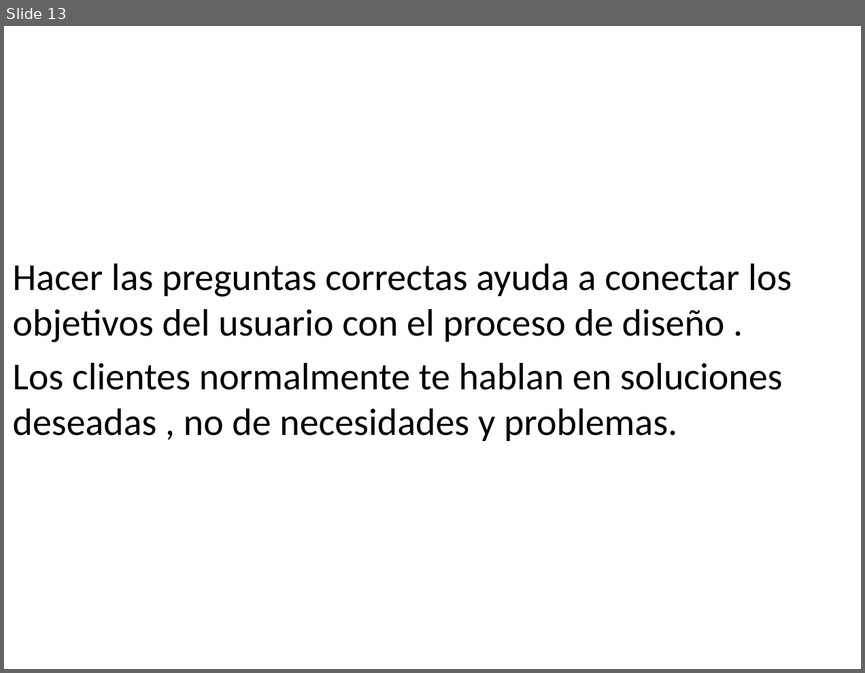
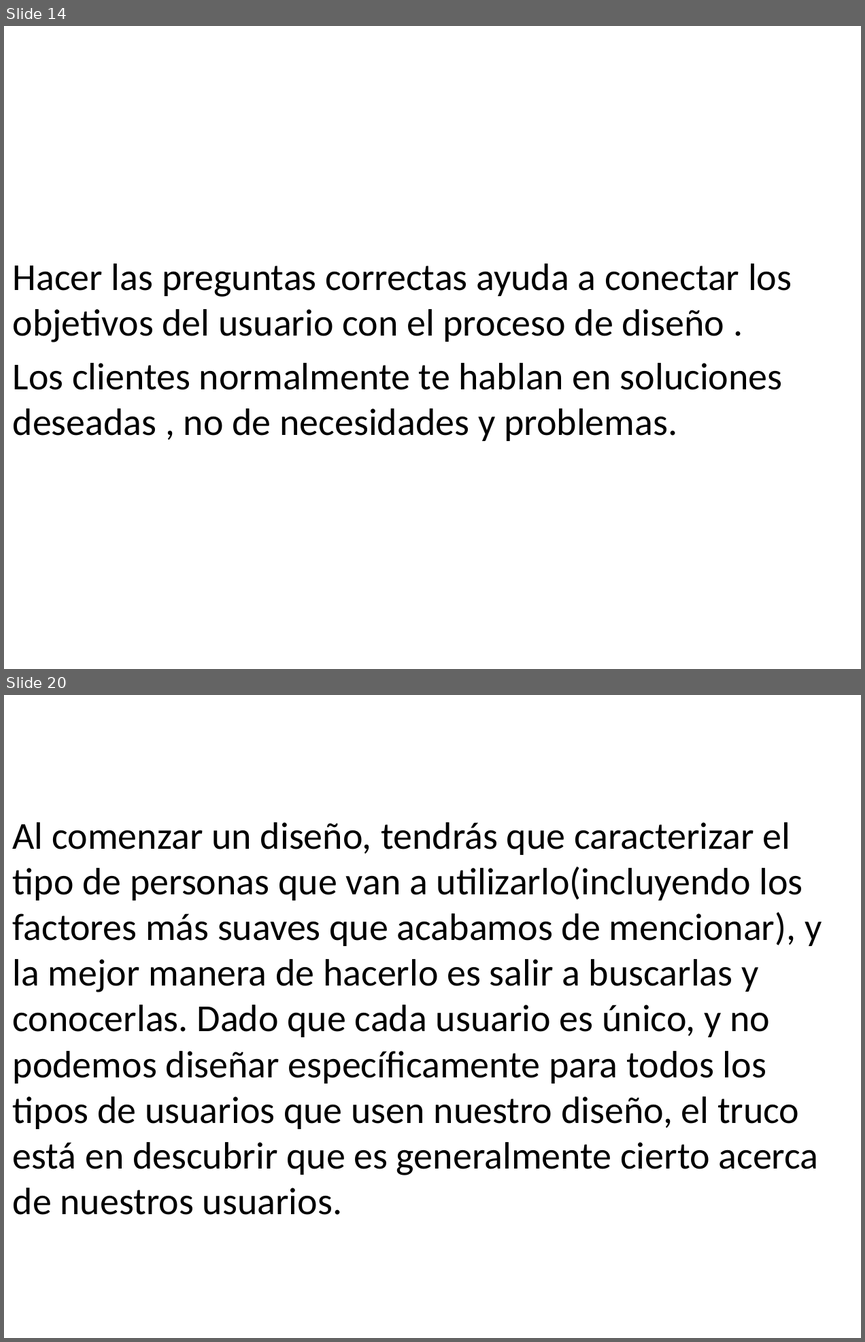
Before and after one commit to holtlanf999/designing-interfaces, a slide deck: UI to User.pptx. Shown one above the other, each under a label of ours: slide 13 before the commit, slides 14 and 20 after it; the slides between them are not shown. The pictures are 865x673 and 865x1342 pixels, drawn with LibreOffice and Linux fonts; fonts in the diff are those of the drawing. Boxes give left, top, right and bottom in pixels: in the first picture for what was removed or moved away, otherwise in the second. Text is boxed around its words. In the diff, an @@ line names an element or a change of style, - is before the commit and + after.

```diff
--- a/UI to User.pptx
+++ b/UI to User.pptx
@@ slide 20 added at bbox=[4, 695, 861, 1338], background #FFFFFF @@
@@ text added at bbox=[13, 822, 821, 1215], 32 pt, text #000000 @@
+Al comenzar un diseño, tendrás que caracterizar el tipo de personas que van a utilizarlo(incluyendo los factores más suaves que acabamos de mencionar), y la mejor manera de hacerlo es salir a buscarlas y conocerlas. Dado que cada usuario es único, y no podemos diseñar específicamente para todos los tipos de usuarios que usen nuestro diseño, el truco está en descubrir que es generalmente cierto acerca de nuestros usuarios.
@@ what was slide 13 is now slide 14 @@
```
Also in this commit, not shown: 10 slides changed, 10 other slides added, 7 slides removed.
